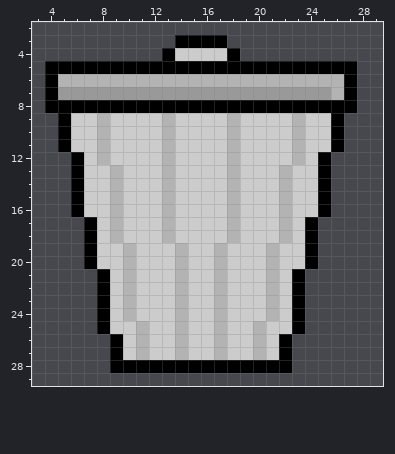
Pixel-art file, stored at Assets/Sprites/PixelArts/Relics/Trashcan.aseprite. Above is the file before it was changed.
32x32 pixels, 1 frame. Colours within 5 levels of each other are drawn and written as one. Shown: x 3..29, y 2..29.
After:
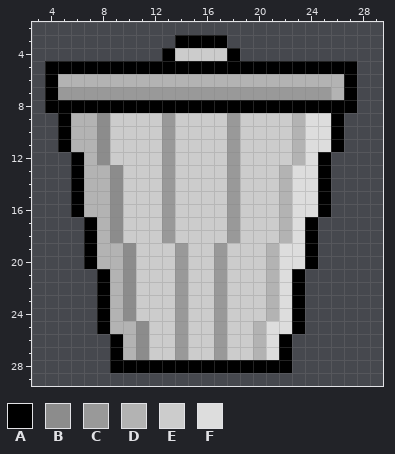
Palette (. is transparent): A #000000  B #8c8c8c  C #999999  D #b3b3b3  E #cccccc  F #dddddd
What changed:
The author changed colour D to colour B in rows 9 to 12 at x 8; in rows 13 to 18 at x 9; in rows 19 to 24 at x 10; in rows 25 to 27 at x 11.
The author changed colour D to colour C in rows 9 to 18 at x 13 and 18; in rows 19 to 27 at x 14 and 17.
The author changed colour E to colour D in rows 9 to 11 at x 6 to 7; in row 12 at x 7; in rows 13 to 16 at x 7 to 8; in rows 17 to 18 at x 8; in rows 19 to 20 at x 8 to 9; in rows 21 to 24 at x 9.
The author changed colour E to colour D in row 25 at x 9 to 10; in rows 26 to 27 at x 10.
The author changed colour E to colour F in rows 9 to 11 at x 24 to 25; in row 12 at x 24; in rows 13 to 16 at x 23 to 24; in rows 17 to 18 at x 23; in rows 19 to 20 at x 22 to 23; in rows 21 to 24 at x 22.
The author changed colour E to colour F in row 25 at x 21 to 22; in rows 26 to 27 at x 21.
Where, in picture pixels (left, top, right, bottom), the same in both pictures:
changed: (71, 113, 331, 360)
